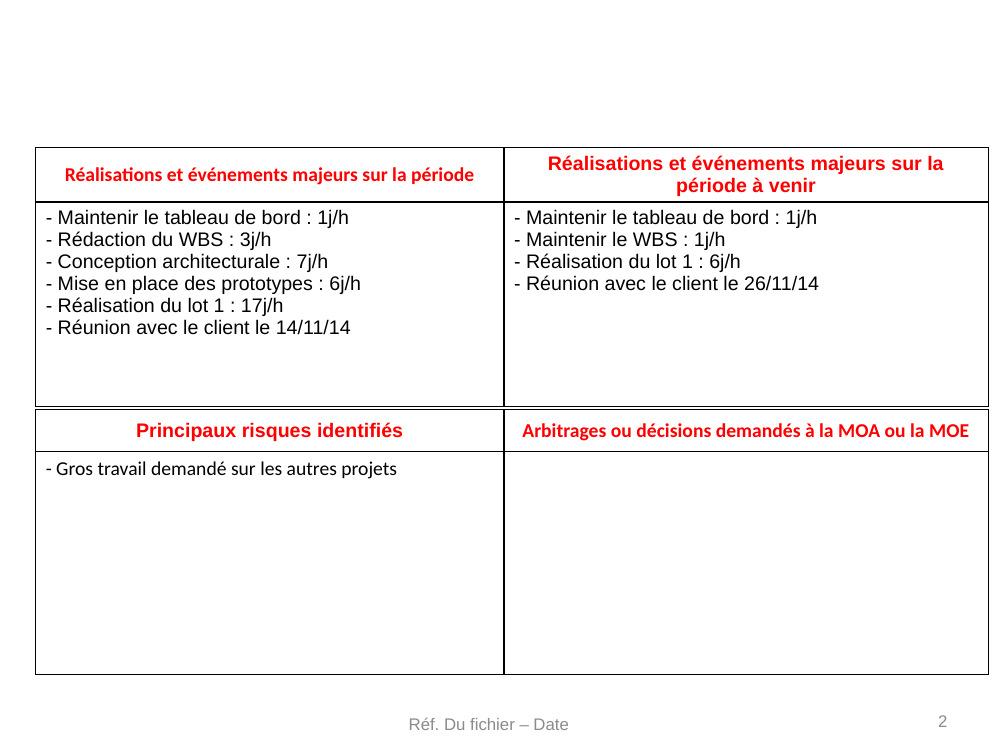
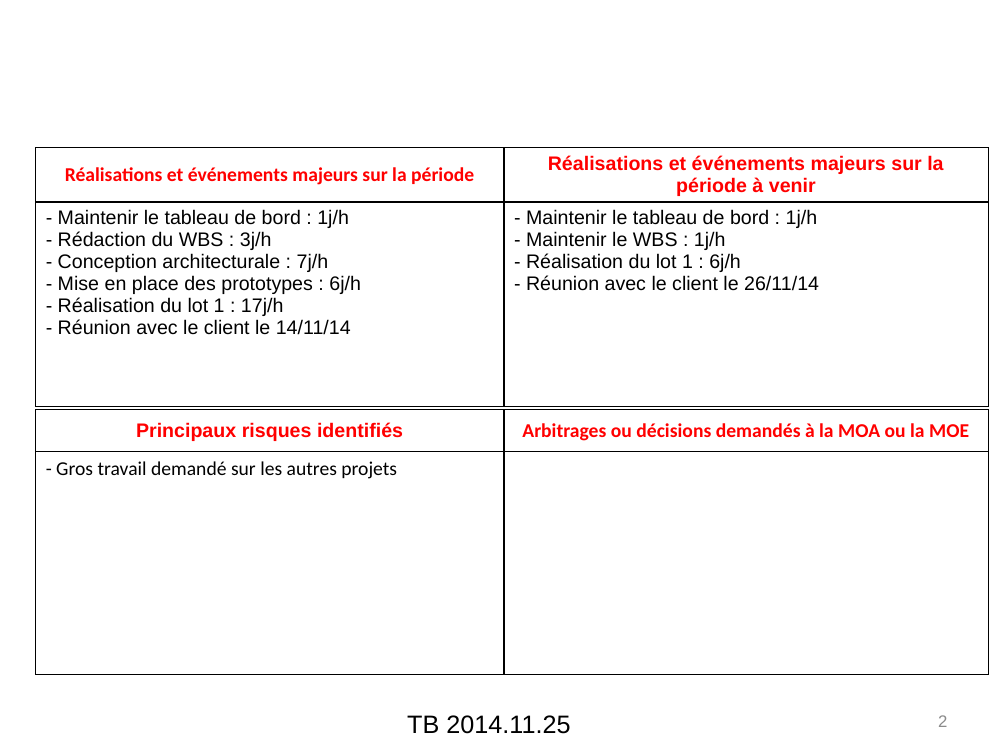
Before and after one commit to elecharny/pi-injector, a slide deck: slide 2 of Documents/TB 2014.11.25.pptx. Drawn at 1008x756 pixels with LibreOffice and Linux fonts; fonts in the diff are those of the drawing; background and template pictures are left out. Boxes give left, top, right and bottom in pixels: in the first picture for what was removed or moved away, otherwise in the second. Text is boxed around its words. In the diff, an @@ line names an element or a change of style, - is before the commit and + after.

```diff
--- a/Documents/TB 2014.11.25.pptx
+++ b/Documents/TB 2014.11.25.pptx
@@ text at (407, 715, 570, 734): text changed; size 12 to 18 pt; text colour #8C8C8C to #000000 @@
-Réf. Du fichier – Date
+TB 2014.11.25
```
Also in this commit, not shown: 4 other slides changed, 2 other files.
